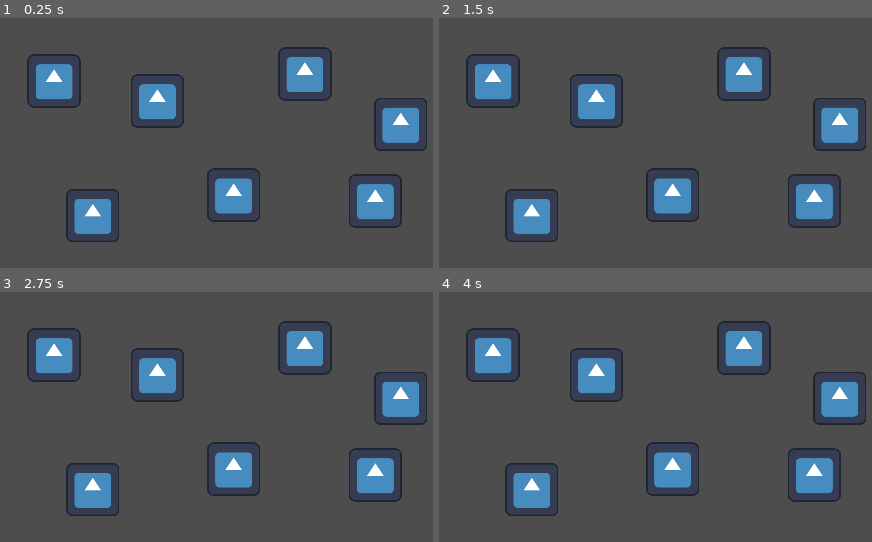
Above: before the commit, frames 1-4 (two rows, left to right).
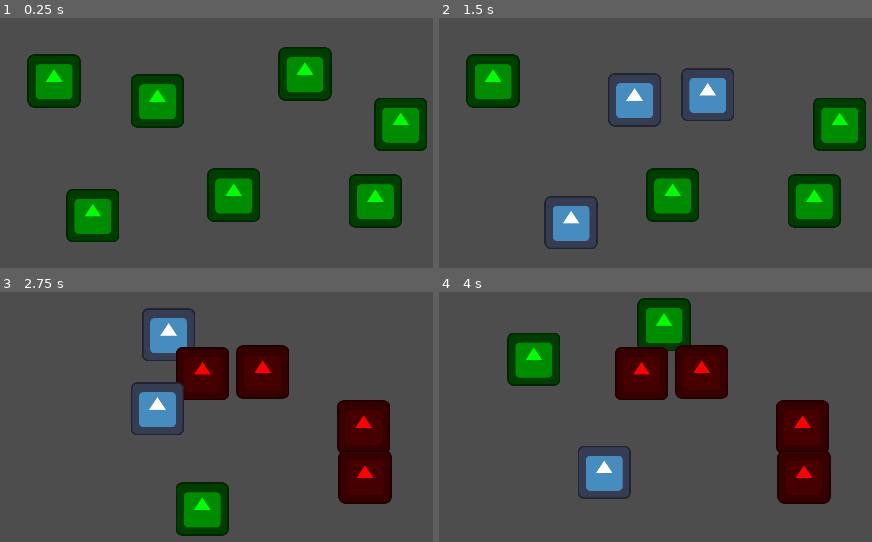
Above: after the commit, the same moments.

Repository: Gr0minet/GGJ2024
Game: Godot game, scene res://src/main/test.tscn
Same seed, same stepped clock (60 frames per second), same inputs: the game is played once before the commit and once after it. The engine's default icon, where the game draws it, is replaced by a stand-in: a white triangle on a blue panel in a dark square.
Inputs:
- Up to frame 1 (0.25 s): no input
- Up to frame 2 (1.5 s): tap Enter at 0.5 s; hold D (right) 0.53-1.28 s; tap Space (poop) at 0.6, 1.35 s; hold S (down) from 1.28 s (still down)
- Up to frame 3 (2.75 s): release S (down) at 2.03 s; hold D (right) from 2.03 s (still down); tap Space (poop) at 2.1 s
- Up to frame 4 (4 s): release D (right) at 2.78 s; hold W (up) 2.78-3.53 s; tap Space (poop) at 2.85, 3.6 s; hold A (left) from 3.53 s (still down)

The runs differ from the first frame. In frame 1, 18% of the frame differs, in the area x 6-99%, y 11-90%; in frame 2, 19%; in frame 3, 24%; in frame 4, 26%, in the area x 6-99%, y 2-90%.
Error before the commit: Invalid call. Nonexistent function 'physics_process' in base 'Nil'. (res://src/utils/state_machine/state_machine.gd:27)
Error after the commit: Invalid call. Nonexistent function 'chasing_raycast_collide' in base 'CharacterBody2D (PNJ)'. (res://src/pnj/states/idle.gd:25)

Commit message:
Quelques ajouts sur flics et pnj

Diff:
--- a/project.godot
+++ b/project.godot
@@ -79,3 +79,4 @@
 2d_physics/layer_4="flic"
 2d_physics/layer_5="pnj_base"
 2d_physics/layer_6="poop"
+2d_physics/layer_7="laugh"
--- /dev/null
+++ b/src/pnj/flic.gd
@@ -0,0 +1,15 @@
+extends PNJBase
+class_name Flic
+
+func chasing_raycast_collide() -> bool:
+	pass
+	return true
+
+
+func get_raycast_target_position() -> Vector2:
+	# return _chasing_raycast.get_collider()
+	pass
+	return Vector2.ZERO
+
+func _on_laughing_detector_area_entered(area):
+	state_machine.transition_to("MoveToSerment", {target_position = area.global_position})
--- a/src/pnj/flic.tscn
+++ b/src/pnj/flic.tscn
@@ -1,15 +1,18 @@
 [gd_scene load_steps=13 format=3 uid="uid://brdc5enmv18y0"]
 
-[ext_resource type="Script" path="res://src/pnj/pnj.gd" id="1_v6fyl"]
+[ext_resource type="Script" path="res://src/pnj/flic.gd" id="1_4g741"]
 [ext_resource type="Texture2D" uid="uid://capq3o1cr84al" path="res://assets/icon.svg" id="2_cqp5t"]
 [ext_resource type="Script" path="res://src/utils/state_machine/state_machine.gd" id="3_2u6tn"]
 [ext_resource type="Script" path="res://src/pnj/states/idle.gd" id="4_b63qi"]
-[ext_resource type="Script" path="res://src/pnj/states/laughing.gd" id="5_dyjvg"]
 [ext_resource type="Script" path="res://src/pnj/states/wandering.gd" id="6_8kbma"]
 [ext_resource type="Script" path="res://src/pnj/states/move_to_serment.gd" id="7_cgtjk"]
 [ext_resource type="Script" path="res://src/pnj/states/sermenting.gd" id="8_2gbhh"]
 [ext_resource type="Script" path="res://src/pnj/states/looking_around.gd" id="9_ohw4f"]
 [ext_resource type="Script" path="res://src/pnj/states/chasing.gd" id="10_k7o2q"]
+
+[sub_resource type="CapsuleShape2D" id="CapsuleShape2D_w45no"]
+radius = 60.0
+height = 150.0
 
 [sub_resource type="RectangleShape2D" id="RectangleShape2D_gehh8"]
 size = Vector2(130, 130)
@@ -18,13 +21,23 @@
 radius = 60.0
 height = 150.0
 
-[node name="Pnj" type="CharacterBody2D"]
+[node name="Flic" type="CharacterBody2D"]
 position = Vector2(-1, -64)
 collision_layer = 4
 motion_mode = 1
 slide_on_ceiling = false
 wall_min_slide_angle = 0.0
-script = ExtResource("1_v6fyl")
+script = ExtResource("1_4g741")
+
+[node name="LaughingDetector" type="Area2D" parent="."]
+position = Vector2(0, 60)
+collision_layer = 0
+collision_mask = 64
+monitorable = false
+
+[node name="CollisionShape2D" type="CollisionShape2D" parent="LaughingDetector"]
+rotation = 1.5708
+shape = SubResource("CapsuleShape2D_w45no")
 
 [node name="Sprite2D" type="Sprite2D" parent="."]
 texture = ExtResource("2_cqp5t")
@@ -60,14 +73,12 @@
 position = Vector2(-1, -61)
 target_position = Vector2(0, 100)
 
-[node name="StateMachine" type="Node" parent="."]
+[node name="StateMachine" type="Node" parent="." node_paths=PackedStringArray("state")]
 script = ExtResource("3_2u6tn")
+state = NodePath("Idle")
 
 [node name="Idle" type="Node" parent="StateMachine"]
 script = ExtResource("4_b63qi")
-
-[node name="Laughing" type="Node" parent="StateMachine"]
-script = ExtResource("5_dyjvg")
 
 [node name="Wandering" type="Node" parent="StateMachine"]
 script = ExtResource("6_8kbma")
@@ -84,5 +95,6 @@
 [node name="Chasing" type="Node" parent="StateMachine"]
 script = ExtResource("10_k7o2q")
 
+[connection signal="area_entered" from="LaughingDetector" to="." method="_on_laughing_detector_area_entered"]
 [connection signal="area_entered" from="PnjDetector" to="." method="_on_pnj_detector_area_entered"]
 [connection signal="body_entered" from="PnjDetector" to="." method="_on_pnj_detector_body_entered"]
--- a/src/pnj/pnj.gd
+++ b/src/pnj/pnj.gd
@@ -1,22 +1,9 @@
-extends CharacterBody2D
+extends PNJBase
 class_name PNJ
-
-@onready var skin := $Sprite2D
-@onready var raycasts := $RayCasts
-@onready var state_machine := $StateMachine
-@onready var pnj_detector := $PnjDetector
-
-func raycast_collide(target_position: Vector2) -> bool:
-	for raycast: RayCast2D in raycasts.get_children():
-		raycast.target_position = target_position
-		raycast.force_raycast_update()
-		if raycast.is_colliding():
-			return true
-	return false
-
-func start_laughing() -> void:
-	state_machine.transition_to("Laughing")
 
 func _on_pnj_detector_area_entered(area):
 	if area != self:
 		state_machine.transition_to("Chatting")
+
+func start_laughing() -> void:
+	state_machine.transition_to("Laughing")
--- a/src/pnj/pnj.tscn
+++ b/src/pnj/pnj.tscn
@@ -10,6 +10,9 @@
 
 [sub_resource type="RectangleShape2D" id="RectangleShape2D_gehh8"]
 size = Vector2(130, 130)
+
+[sub_resource type="CircleShape2D" id="CircleShape2D_6o3bs"]
+radius = 300.0
 
 [sub_resource type="CapsuleShape2D" id="CapsuleShape2D_82vvv"]
 radius = 60.0
@@ -29,6 +32,16 @@
 [node name="CollisionShape2D" type="CollisionShape2D" parent="."]
 rotation = 1.5708
 shape = SubResource("RectangleShape2D_gehh8")
+
+[node name="LaughingArea" type="Area2D" parent="."]
+position = Vector2(0, 60)
+collision_layer = 64
+collision_mask = 0
+monitoring = false
+monitorable = false
+
+[node name="CollisionShape2D" type="CollisionShape2D" parent="LaughingArea"]
+shape = SubResource("CircleShape2D_6o3bs")
 
 [node name="PnjDetector" type="Area2D" parent="."]
 collision_layer = 16
@@ -57,8 +70,9 @@
 position = Vector2(-1, -61)
 target_position = Vector2(0, 100)
 
-[node name="StateMachine" type="Node" parent="."]
+[node name="StateMachine" type="Node" parent="." node_paths=PackedStringArray("state")]
 script = ExtResource("3_k886y")
+state = NodePath("Idle")
 
 [node name="Idle" type="Node" parent="StateMachine"]
 script = ExtResource("4_w5e4j")
--- /dev/null
+++ b/src/pnj/pnj_base.gd
@@ -0,0 +1,15 @@
+extends CharacterBody2D
+class_name PNJBase
+
+@onready var skin := $Sprite2D
+@onready var raycasts := $RayCasts
+@onready var state_machine := $StateMachine
+@onready var pnj_detector := $PnjDetector
+
+func raycast_collide(target_position: Vector2) -> bool:
+	for raycast: RayCast2D in raycasts.get_children():
+		raycast.target_position = target_position
+		raycast.force_raycast_update()
+		if raycast.is_colliding():
+			return true
+	return false
--- a/src/pnj/states/chasing.gd
+++ b/src/pnj/states/chasing.gd
@@ -1 +1,7 @@
 extends PNJState
+
+var _target_last_position: Vector2
+
+func physics_process(delta: float) -> void:
+	if owner.chasing_raycast_collide():
+		_target_last_position = owner.get_raycast_target_position()
--- a/src/pnj/states/idle.gd
+++ b/src/pnj/states/idle.gd
@@ -21,5 +21,9 @@
 	if not _timer.is_stopped():
 		_timer.stop()
 
+func physics_process(delta):
+	if owner.chasing_raycast_collide():
+		_state_machine.transition_to("Chasing")
+
 func _idling_finished() -> void:
 	_state_machine.transition_to("Wandering")
--- a/src/pnj/states/move_to_serment.gd
+++ b/src/pnj/states/move_to_serment.gd
@@ -1 +1,8 @@
 extends PNJState
+
+var _target_position := Vector2.ZERO
+
+func enter(msg: = {}) -> void:
+	owner.modulate = Color.BLACK
+	_target_position = msg["target_position"]
+	pass
--- a/src/pnj/states/wandering.gd
+++ b/src/pnj/states/wandering.gd
@@ -32,6 +32,8 @@
 
 func physics_process(delta: float) -> void:
 	pnj.move_and_slide()
+	if owner.chasing_raycast_collide():
+		_state_machine.transition_to("Chasing")
 
 func _wandering_finished() -> void:
 	_state_machine.transition_to("Idle")
Not shown: 1 places in src/pnj/pnj.tscn that only renumber resources
